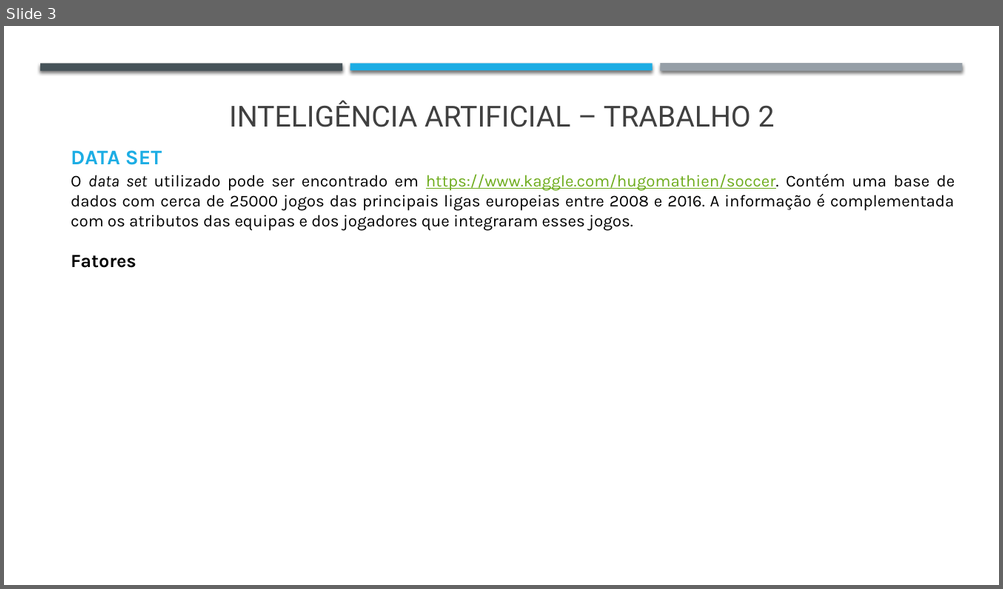
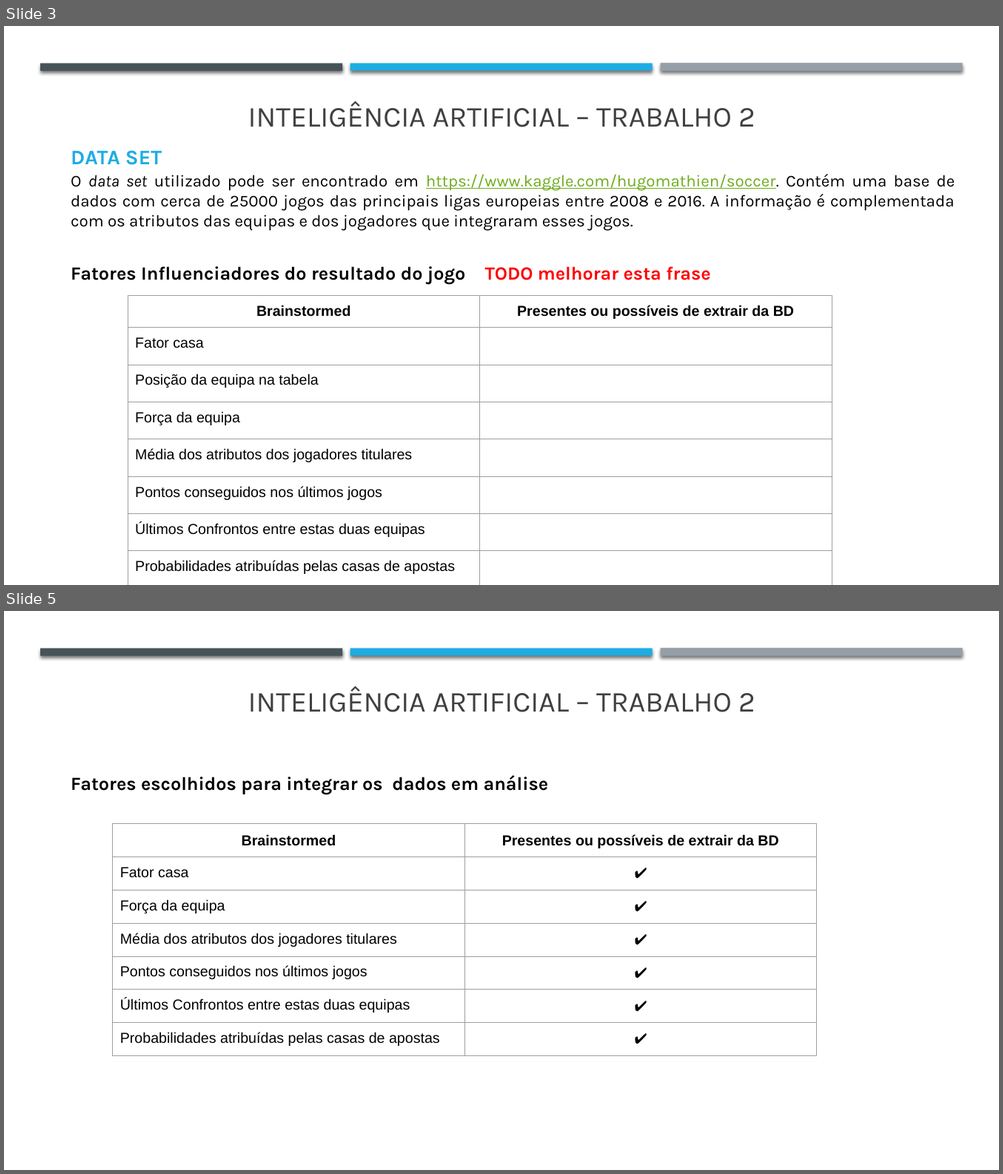
Before and after one commit to j-vm/FEUP_IART_2020, a slide deck: Assigment2/Checkpoint1_trabalho2.pptx. Shown one above the other, each under a label of ours: slide 3 before the commit, slides 3 and 5 after it; the slides between them are not shown. The pictures are 1003x589 and 1003x1174 pixels, drawn with LibreOffice and Linux fonts; fonts in the diff are those of the drawing. Boxes give left, top, right and bottom in pixels: in the first picture for what was removed or moved away, otherwise in the second. Text is boxed around its words. In the diff, an @@ line names an element or a change of style, - is before the commit and + after.

```diff
--- a/Assigment2/Checkpoint1_trabalho2.pptx
+++ b/Assigment2/Checkpoint1_trabalho2.pptx
@@ slide 5 added at [4,611,999,1170], background #FFFFFF @@
@@ rectangle added at [40,648,343,655], fill #465359 @@
@@ rectangle added at [350,648,652,655], fill #1CADE4 @@
@@ rectangle added at [660,648,962,657], fill #969FA7 @@
@@ text added at [248,686,755,712], 28 pt, text #404040 @@
+INTELIGÊNCIA ARTIFICIAL – TRABALHO 2
@@ text added at [71,775,549,795], 18 pt, text #000000, bold @@
+Fatores escolhidos para integrar os dados em análise
@@ table added at [113,824,817,1069], 7 rows, 2 columns @@
+Brainstormed | Presentes ou possíveis de extrair da BD
+Fator casa | ✔️
+Força da equipa | ✔️
+Média dos atributos dos jogadores titulares | ✔️
+Pontos conseguidos nos últimos jogos | ✔️
+Últimos Confrontos entre estas duas equipas | ✔️
+Probabilidades atribuídas pelas casas de apostas | ✔️
@@ slide 3 changed as well @@
@@ text "INTELIGÊNCIA ARTIFICIAL – TRABALHO 2" at [248,101,755,127]: font Roboto to Karla @@
@@ text removed at [71,255,136,268] @@
-Fatores
@@ text added at [71,266,711,285], 18 pt, text #000000, bold @@
+Fatores Influenciadores do resultado do jogo TODO melhorar esta frase
@@ table added at [128,295,832,577], 8 rows, 2 columns @@
+Brainstormed | Presentes ou possíveis de extrair da BD
+Fator casa | 
+Posição da equipa na tabela | 
+Força da equipa | 
+Média dos atributos dos jogadores titulares | 
+Pontos conseguidos nos últimos jogos | 
+Últimos Confrontos entre estas duas equipas | 
+Probabilidades atribuídas pelas casas de apostas | 
```
Also in this commit, not shown: 7 other slides changed, 2 other slides added, 3 other files.
